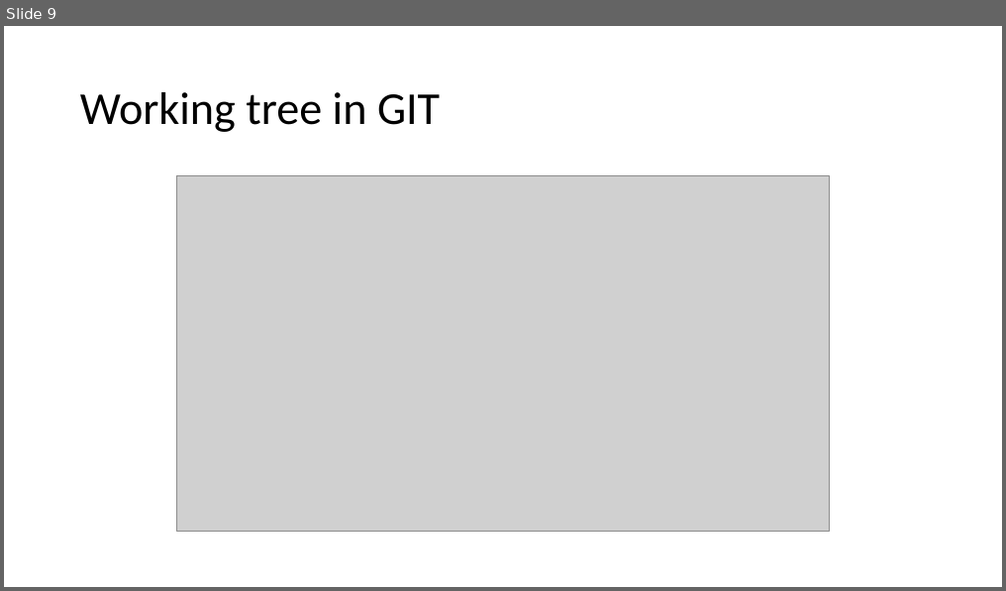
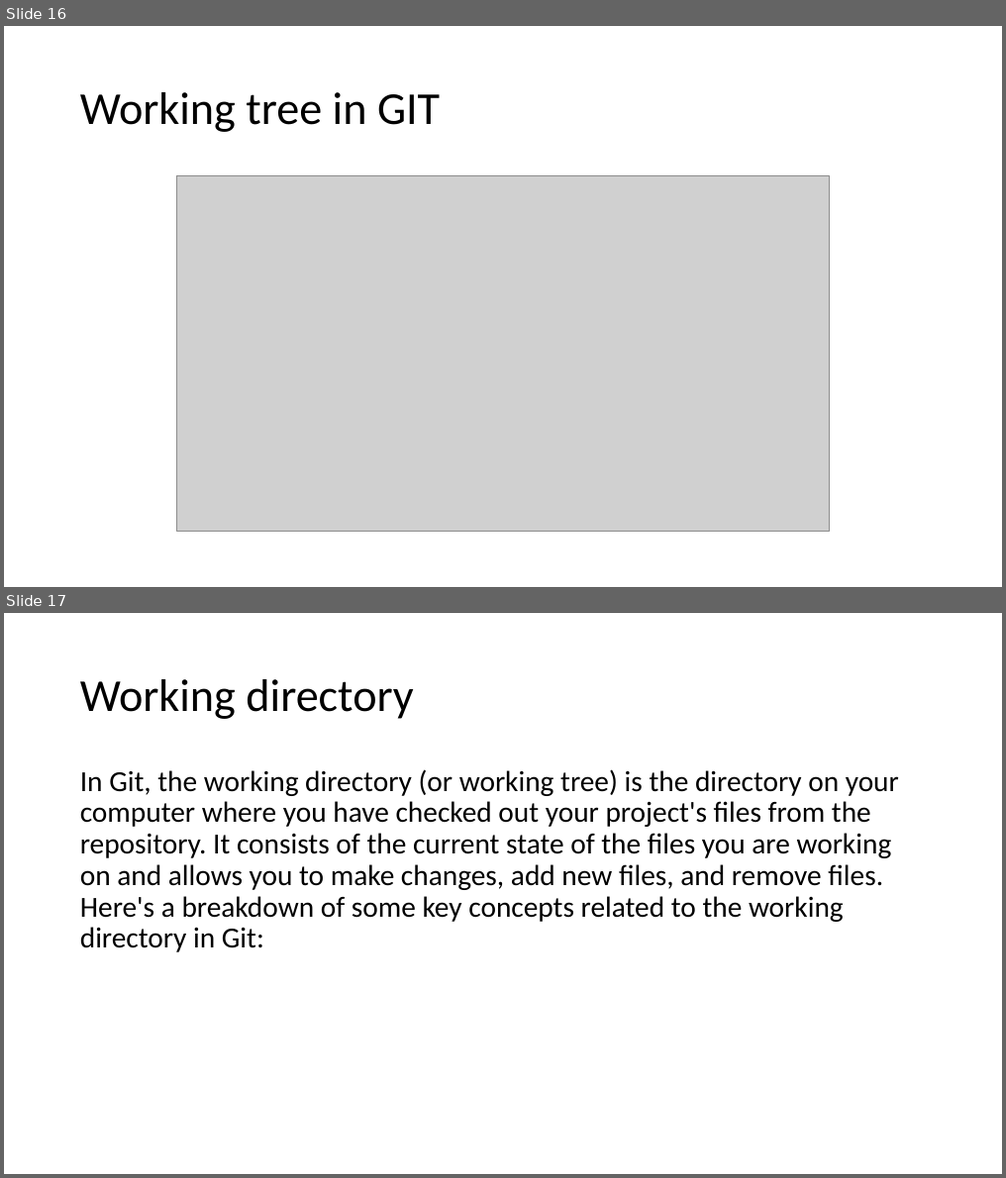
Before and after one commit to JanbaskDevops/Batch1, a slide deck: MyLearnings/CICD/Class5- Azure Repository/Class presentation.pptx. Shown one above the other, each under a label of ours: slide 9 before the commit, slides 16 and 17 after it. The pictures are 1006x591 and 1006x1178 pixels, drawn with LibreOffice and Linux fonts; fonts in the diff are those of the drawing; grey boxes stand for pictures. Boxes give left, top, right and bottom in pixels: in the first picture for what was removed or moved away, otherwise in the second. Text is boxed around its words. In the diff, an @@ line names an element or a change of style, - is before the commit and + after.

```diff
--- a/MyLearnings/CICD/Class5- Azure Repository/Class presentation.pptx
+++ b/MyLearnings/CICD/Class5- Azure Repository/Class presentation.pptx
@@ slide 17 added at [4, 613, 1002, 1174], background #FFFFFF @@
@@ title added at [80, 679, 413, 719], 44 pt, text #000000 @@
+Working directory
@@ text added at [80, 769, 899, 953], 28 pt, text #000000 @@
+In Git, the working directory (or working tree) is the directory on your computer where you have checked out your project's files from the repository. It consists of the current state of the files you are working on and allows you to make changes, add new files, and remove files. Here's a breakdown of some key concepts related to the working directory in Git:
@@ what was slide 9 is now slide 16 @@
```
Also in this commit, not shown: 15 other slides added, 18 other files.
